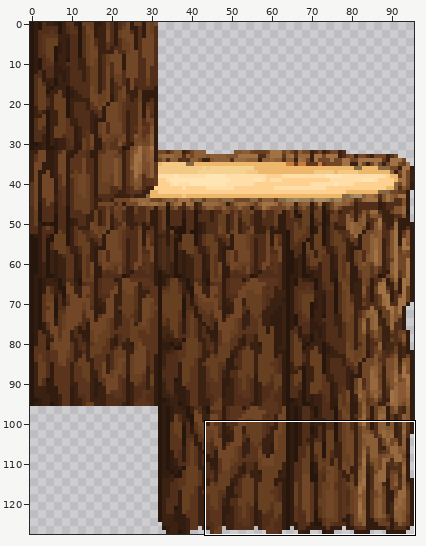
File history of a sprite sheet, Assets/Levels/Tier02/Props/Sprites/Tier02A_Tileset04.png. Above, an overview of the earlier version with the close-up marked.
Close-up. Before the edit:
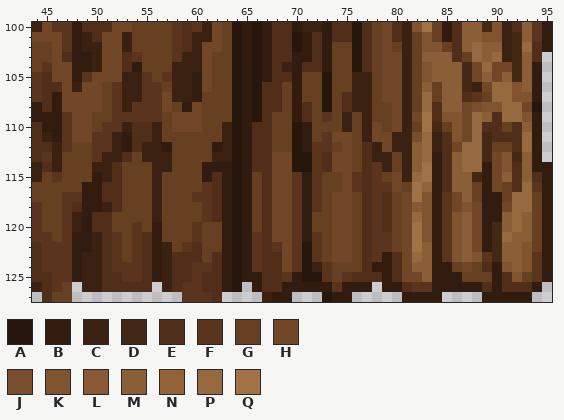
The file is 96x128 pixels. Colours within 5 levels of each other are drawn and written as one. Shown: x 44..95, y 100..127.
Palette (. is transparent): A #27160c  B #311c0f  C #3a2112  D #442816  E #512e1a  F #5b341d  G #673f21  H #714727  J #794d2e  K #80542f  L #8a5835  M #8a5e37  N #926338  P #96693e  Q #a17245
Pixels before, first column x 44:
100 CHFFBEEEHHGGGGFEFCHGABABEEBCCBEEAEGHECKQGBEMMDKCEMFB
101 HHHFBCEHHCGGGGFECCHGABABEEABEBEEAEGHECGKGBEMMKKCDMFB
102 GGHFBCCHHCGGGGFECHHGABABEEABEBGGAEGHGCGKKGEMPMMCDPEB
103 GGHEBBCHHEFGGGFCCHGGABABEEBBEBGGAEGHHCGMMMEGPMPCDME.
104 GFHHBBCHHEBGGGCCCHGGABABECBEEBGGAEGHHCGKMMMDHPHHDMB.
105 FEHHBFHHHCCFGFCCBHGGABABEEBGGAGGCCGHHCGKMMMDHMHMDMB.
106 FEEHCHHGFCCFFGCCBHGGABAEEGBGGAGGCCGHHCGMGMMDCHPPKMB.
107 FEBHHHHGFCCFFHCCBGGGABAEEGBGGAGECCGHHCGPGMMEFGPPKKB.
108 BEBHHHHGFCFFFHGBHGGGABAEEGBEGAGECCGGHCGPEMMHJKKPPHA.
109 BBBFHHGGFFFFFGHHHGGGABAEGGBEGFGCGCGGHCHQEKKHPMEPPKB.
110 EBBFHHGFFCEECGHHHGGCABEEGGABGGGCGCHGHCGQDGKHPEEGEMB.
111 ECBFHHFFCBEECGGGGGGCABEEGGABGFHHGCHHCCJPCEKHPDEEEPB.
112 EECFGGFFCBECCBGGGGBCABEEGGABFFGHGECHCCMPCEHPPDGGEPB.
113 EFCGGGFCCEGCCCGGGGCCABEEHHAAFEHHGECCGCMPBEMPPDHKDMB.
114 CECGGGCCEGGGCCGGGBBBABEEHHAAFEHHGEFCGCMQBEMPPBHKEMBB
115 CGFGGGBCEGGGCGGGGBEBABGEHHFBFGGHFEFGHCPQBEMMDBHMEMEB
116 GGGGGBBEEGGGCGGGGFEBABGEHHFBFGGHFEFFHGQNBEMMGBHGEPFB
117 GGGFFBBEEGGGCGGGFFEBABGEHHFBFGHHGEFEGHQKBFHMGBBGPPGB
118 FGGFEBBCEGGGCGGGGFEBABGEHHFBFGHHGEFEGHLKBFHKHBBHPPGB
119 FGGFCBEEGGGGCGGGGFEBABGEHHFBGGHHGEFEGHPKBFKMHBBMPMGB
120 FGGFCBEEGGFGBGGGFGGBABGEHHFBGGHHGEFEGHQKBFKMHBDMPMGB
121 FFGFBBCEFGFEBGGGFGGBABFEHHFBFGHHGEFFGHQKBFKMHBDPMMGB
122 EFFFBBCEFGFEBCGFEGGBABFEFHFAFGHHGEFFGHQMBFKMHBDMMKGB
123 EFFFBCCEFGFEBCEEEGEBABFEEHFAFGHHGEFBEHPMBFKMKFDMMKFB
124 EFFFBCCEFFFEBCEEFFEBABFEEHFACFGGGEBBEHMMBBGHGEBKMKFB
125 EEFFBCCEEFFEBCEEFEEBABBEEFBAAFGFEEEBEHHMBBBGGGBEKGFB
126 CEFG.CCEEEEE.CEFFEEBA.BEEBBBBBFBBB.BBEFFBBBBBEBEEEB.
127 .EGG...........FFFE....CBB...ABB.....BBBB....BBBBB..
After the commit:
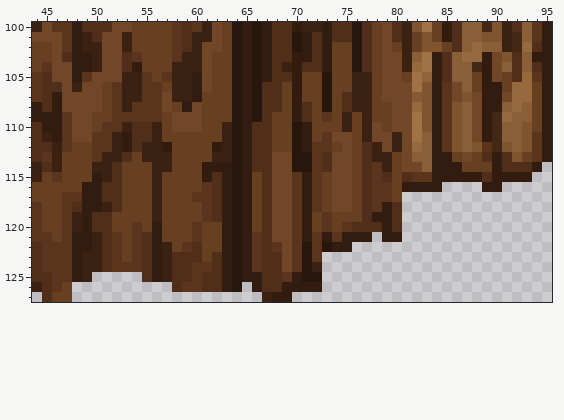
The edit:
Changed rows in their new state; - is an unchanged pixel.
first column x 49:
103 ---------------------------------MQBEMP-BHKE-BB
104 ---------------------------------PQBE-MDB-ME-EB
105 --------------------------------GQNBE-MGB-GEPFB
106 --------------------------------HQKBFHMGBBGPPGB
107 --------------------------------HLKBFHKHBBHPPGB
108 --------------------------------HPKBFKMHBBM-MGB
109 --------------------------------HQKBF-MHBD-MMGB
110 --------------------------------HQKBF-MHBDMMKGB
111 --------------------------------HQMBF-MHBDMMKFB
112 --------------------------------HPMBFKMKFDKMKFB
113 --------------------------------H-M-BGHGEBEKGFB
114 --------------------------------HHM-BBGGGBE-E-.
115 -------------------------H-G--EGEFF-BBBBEBBBB..
116 -------------------------H-G---GBBB-....-B.....
117 ------------------------------F-...............
118 ------------------------------BE...............
119 ------------------------FGG--BBE...............
120 ------------------------FGFE-EBE...............
121 ------------------------BFBBB.BB...............
122 ------------------------ABB....................
123 ------------------------.......................
124 ------------------------.......................
125 -.....------------------.......................
126 .......-.---------------.....-................-
127 ----------....----------...-----....----.....--
Changed places in both close-ups, as pixel boxes (x1, y1, x2, y2):
changed: (322, 52, 552, 302)
erased: (82, 272, 222, 302)
